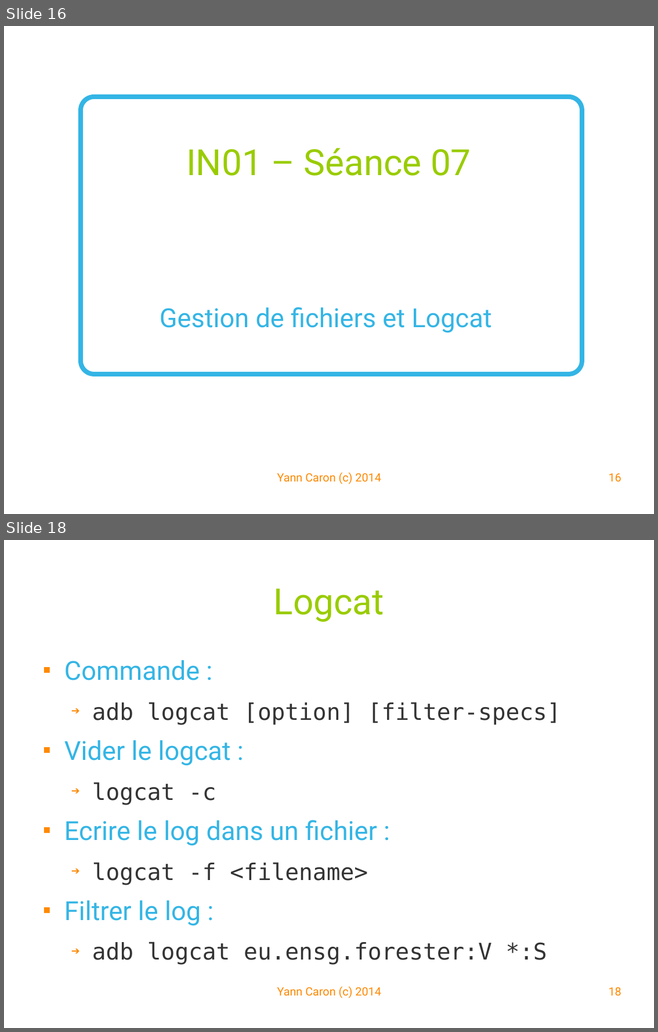
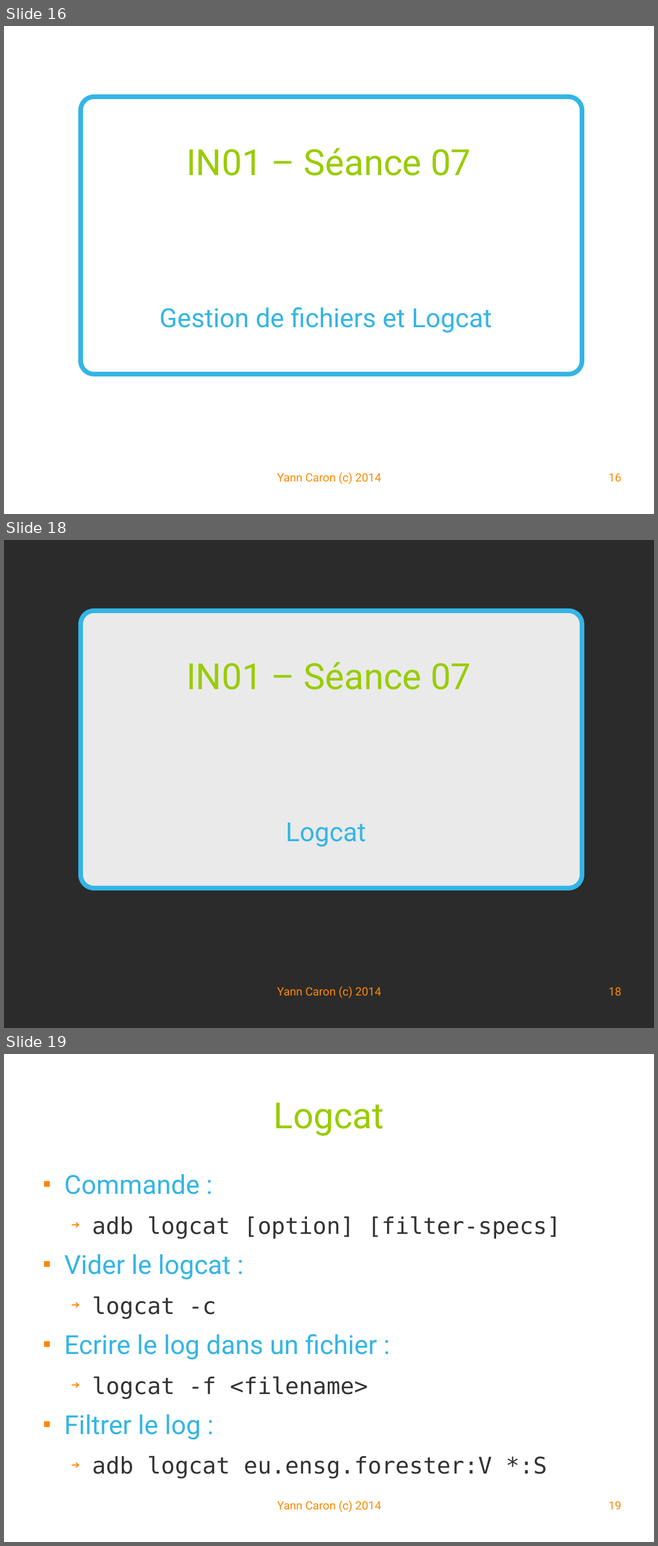
Before and after one commit to YannCaron/Android-ENSG, a slide deck: 07 - Techniques avancées - ADB.odp. Shown one above the other, each under a label of ours: slides 16 and 18 before the commit, slides 16, 18 and 19 after it; the slides between them are not shown. The pictures are 658x1032 and 658x1546 pixels, drawn with LibreOffice and Linux fonts; fonts in the diff are those of the drawing; background and template pictures are left out; a plain dark background stands for a picture behind light text. Boxes give left, top, right and bottom in pixels: in the first picture for what was removed or moved away, otherwise in the second. Text is boxed around its words. In the diff, an @@ line names an element or a change of style, - is before the commit and + after.

```diff
--- a/07 - Techniques avancées - ADB.odp
+++ b/07 - Techniques avancées - ADB.odp
@@ slide 18 added at (4, 540, 654, 1028), background picture (left out) @@
@@ rounded rectangle added at (81, 611, 582, 888), fill #FFFFFF at 90% opacity, outline #33B5E5 5.67 pt @@
@@ title added at (186, 662, 471, 690), 44 pt, text #99CC00 @@
+IN01 – Séance 07
@@ subtitle added at (285, 822, 365, 847), 32 pt, text #33B5E5 @@
+Logcat
@@ text added at (277, 986, 380, 998), 14 pt, text #FF8800 @@
+Yann Caron (c) 2014
@@ page number added at (608, 987, 621, 995), 14 pt, text #FF8800 @@
+18
@@ what was slide 18 is now slide 19 @@
@@ page number at (608, 1501, 621, 1509): text changed @@
-18
+19
```
Also in this commit, not shown: 7 slides changed.
